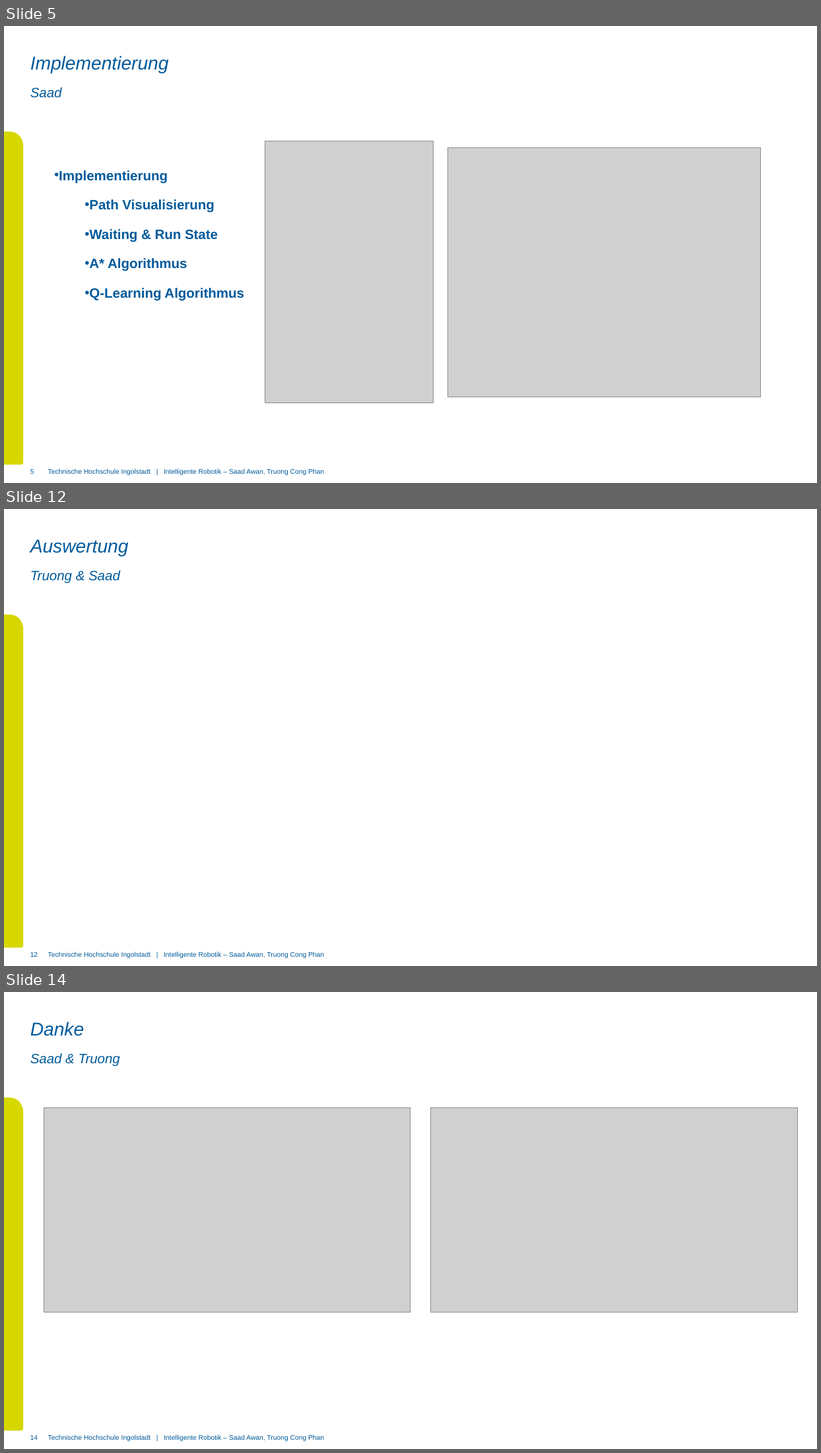
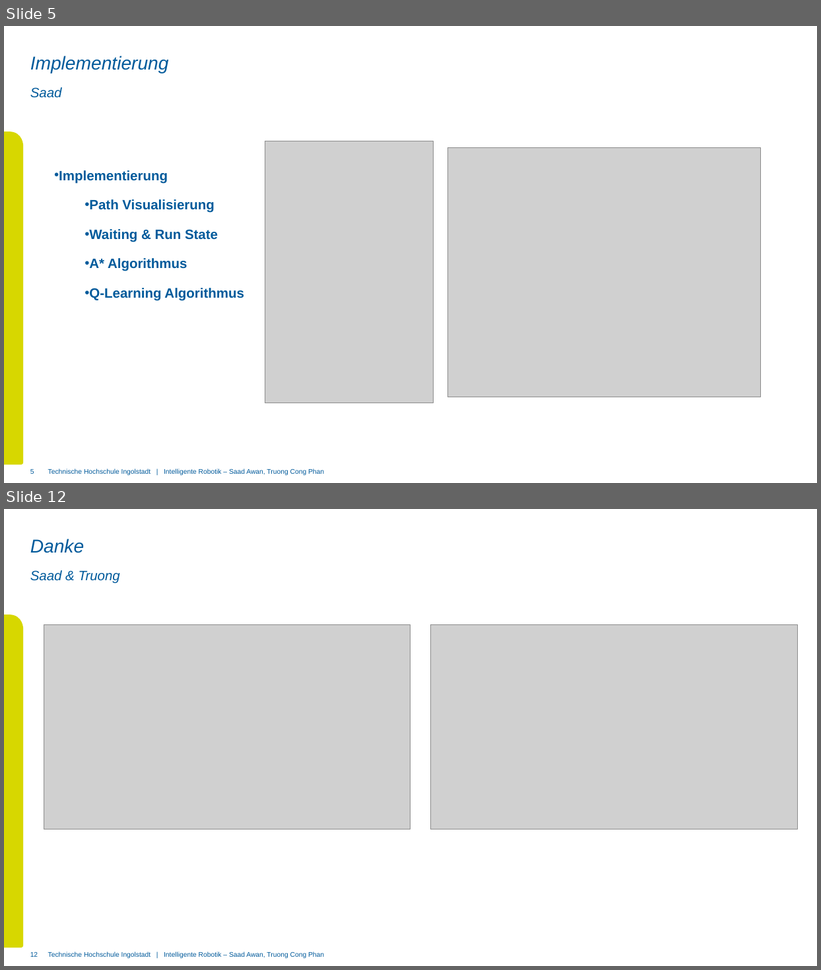
Before and after one commit to saadAw/introb, a slide deck: presentation/intelligente_robotik.pptx. Shown one above the other, each under a label of ours: slides 5, 12 and 14 before the commit, slides 5 and 12 after it; the slides between them are not shown. The pictures are 821x1453 and 821x970 pixels, drawn with LibreOffice and Linux fonts; fonts in the diff are those of the drawing; grey boxes stand for pictures; background and template pictures are left out. Boxes give left, top, right and bottom in pixels: in the first picture for what was removed or moved away, otherwise in the second. Text is boxed around its words. In the diff, an @@ line names an element or a change of style, - is before the commit and + after.

```diff
--- a/presentation/intelligente_robotik.pptx
+++ b/presentation/intelligente_robotik.pptx
@@ slide 12 removed at (4,509,817,966), background #FFFFFF; not listed: 2 template elements that a slide beside it also shows @@
@@ title removed at (30,539,129,557) @@
-Auswertung
@@ subtitle removed at (30,570,120,584) @@
-Truong & Saad
@@ page number removed at (30,953,38,957) @@
-12
@@ what was slide 14 is now slide 12 @@
@@ page number at (30,953,38,957): text changed @@
-14
+12
```
Also in this commit, not shown: 6 slides changed, 1 other slide removed.
